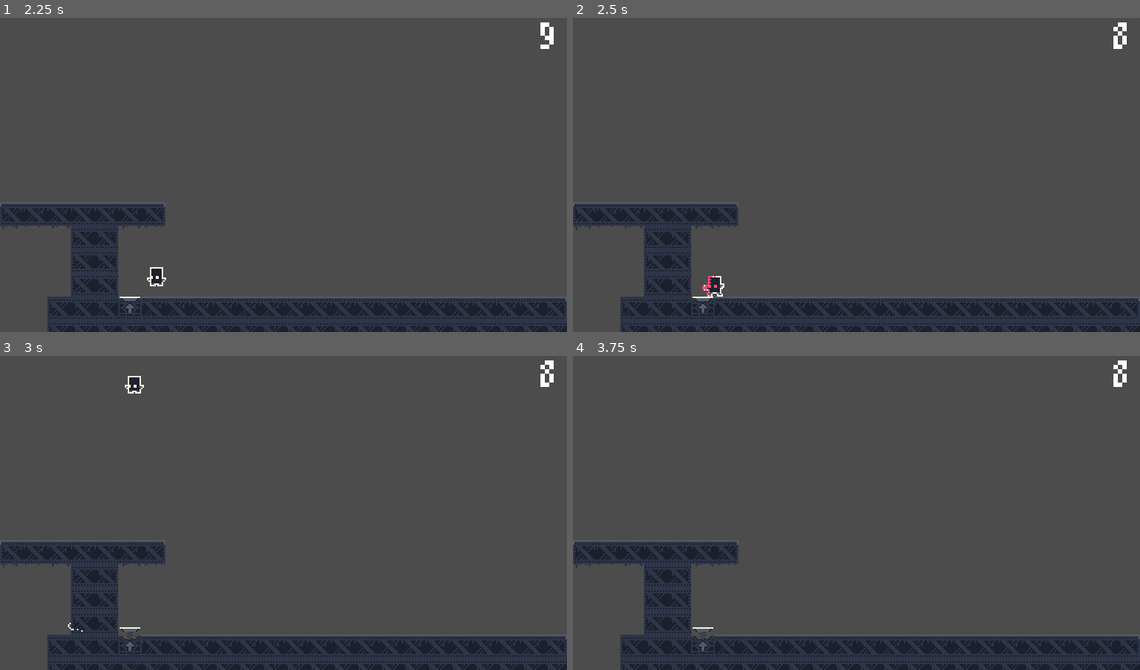
Above: before the commit, frames 1-4 (two rows, left to right).
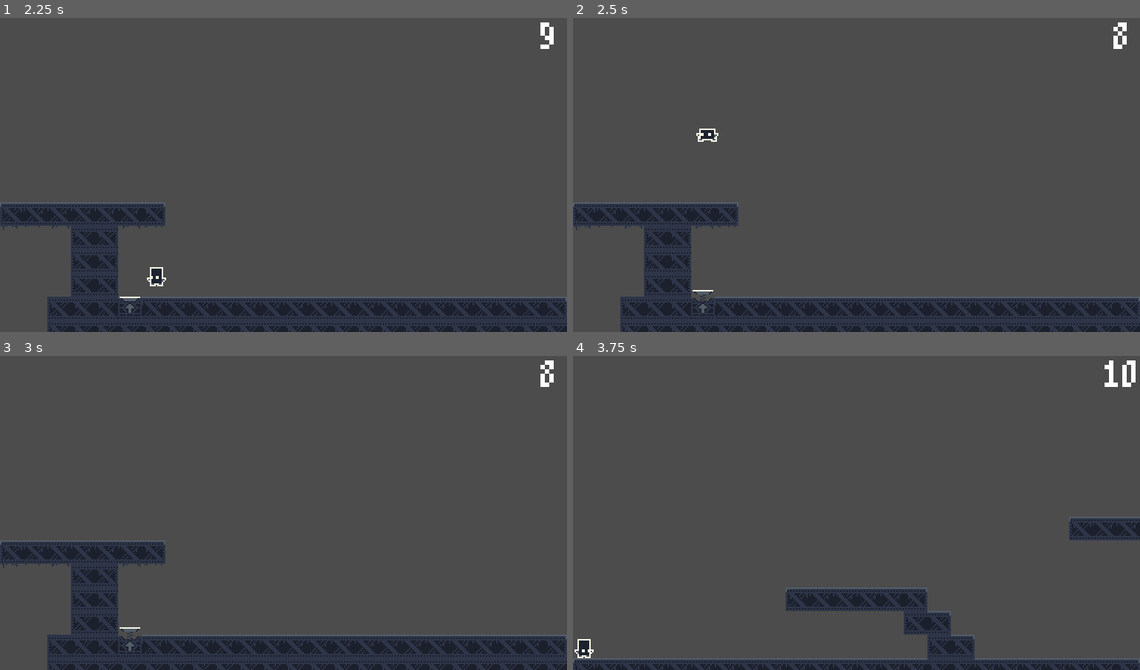
Above: after the commit, the same moments.

Repository: CodePidgy/Time-Step
Game: Godot game, scene res://src/Main/Game.tscn
Two runs of this game, one before a commit and one after it. Both use one fixed random seed, a clock stepped at 60 frames per second and the inputs below.
Inputs (mouse positions are in pixels of both pictures, inside the frame that each line leads up to):
- Up to frame 1 (2.25 s): tap Enter at 0.5 s; move the mouse to (408, 156) at 0.52 s; hold Right mouse button (atk_heavy) 0.53-1.28 s; hold D (move_right) 0.53-2.03 s; tap Space (jump) at 0.77, 1.52 s; move the mouse to (170, 187) at 1.27 s; right-click (170, 187) at 1.35 s; move the mouse to (340, 102) at 2.02 s; press the mouse at (340, 102) at 2.03 s; hold A (move_left) from 2.03 s (still down)
- Up to frame 2 (2.5 s): keep holding A (move_left); right-click (913, 102) at 2.3 s
- Up to frame 3 (3 s): move the mouse to (255, 575) at 2.77 s; release A (move_left) at 2.78 s; release the mouse at (255, 575) at 2.78 s; hold D (move_right) from 2.78 s (still down); right-click (255, 575) at 2.85 s
- Up to frame 4 (3.75 s): keep holding D (move_right); tap Space (jump) at 3.02, 3.5 s; move the mouse to (1026, 560) at 3.52 s; hold Right mouse button (atk_heavy) from 3.53 s (still down)

Frame 1 is identical in both runs. In frame 2, 0.4% of the frame differs, in the area x 21-27%, y 35-91%; in frame 3, 0.2%; in frame 4, 15%, in the area x 0-100%, y 1-100%.

Commit message:
Add Player Heavy Attack Cooldown

Diff:
--- a/src/Actor/Player/Player.tscn
+++ b/src/Actor/Player/Player.tscn
@@ -36,6 +36,20 @@
 "method": "handle_slash"
 } ]
 }
+tracks/2/type = "method"
+tracks/2/path = NodePath("Sprite/SlashPoint/Cooldown")
+tracks/2/interp = 1
+tracks/2/loop_wrap = true
+tracks/2/imported = false
+tracks/2/enabled = true
+tracks/2/keys = {
+"times": PoolRealArray( 0.4 ),
+"transitions": PoolRealArray( 1 ),
+"values": [ {
+"args": [  ],
+"method": "start"
+} ]
+}
 
 [sub_resource type="Animation" id=3]
 resource_name = "atk_light"
@@ -163,12 +177,13 @@
 [node name="Sprite" type="Sprite" parent="."]
 texture = ExtResource( 1 )
 hframes = 24
-frame = 20
+frame = 23
 
 [node name="SlashPoint" type="Position2D" parent="Sprite"]
 position = Vector2( 16, 2 )
 
 [node name="Cooldown" type="Timer" parent="Sprite/SlashPoint"]
+one_shot = true
 
 [node name="CollisionShape2D" type="CollisionShape2D" parent="."]
 visible = false
--- a/src/Actor/Player/PlayerSM.gd
+++ b/src/Actor/Player/PlayerSM.gd
@@ -13,7 +13,8 @@
 		elif event.is_action_pressed("atk_light"):
 			set_state(States.ATK_LIGHT)
 		elif event.is_action_pressed("atk_heavy"):
-			set_state(States.ATK_HEAVY)
+			if parent.COOLDOWN.get_time_left() == 0:
+				set_state(States.ATK_HEAVY)
 
 
 func _state_logic(delta):
